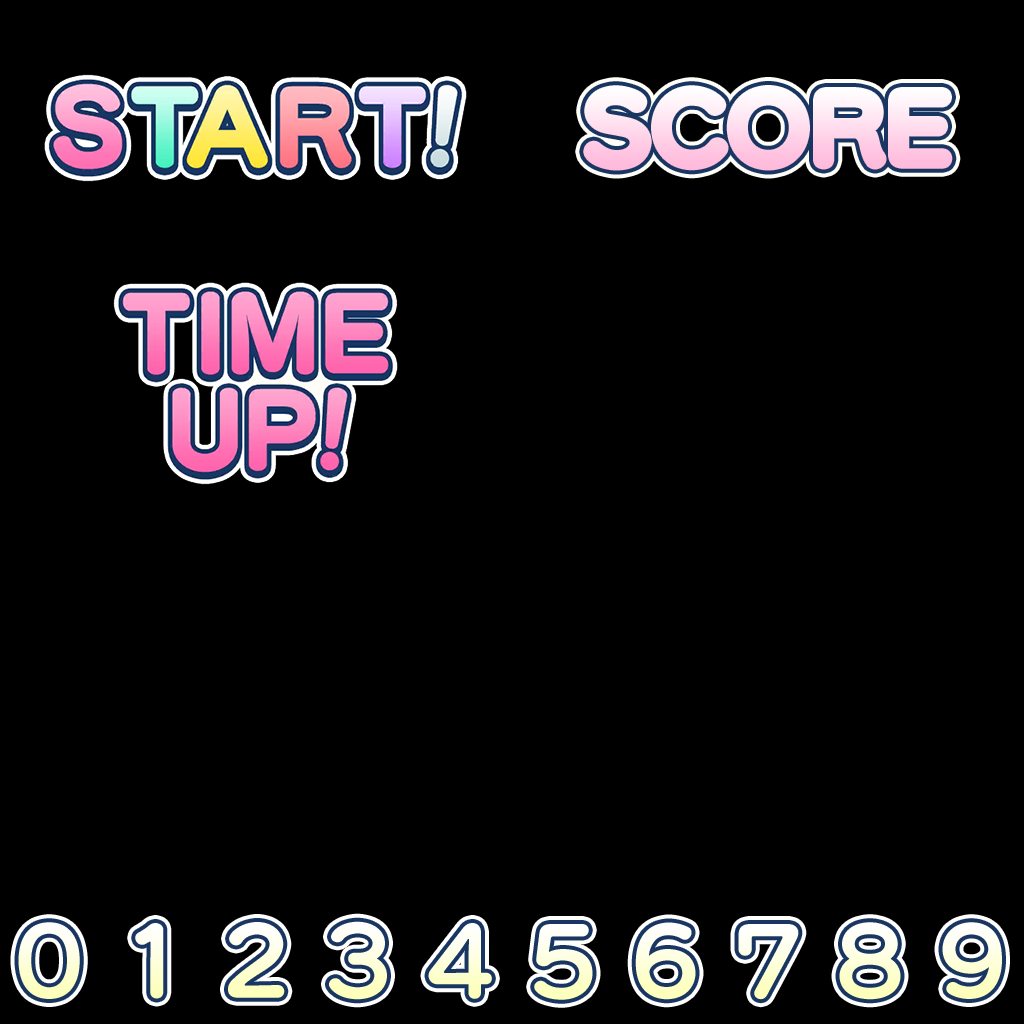
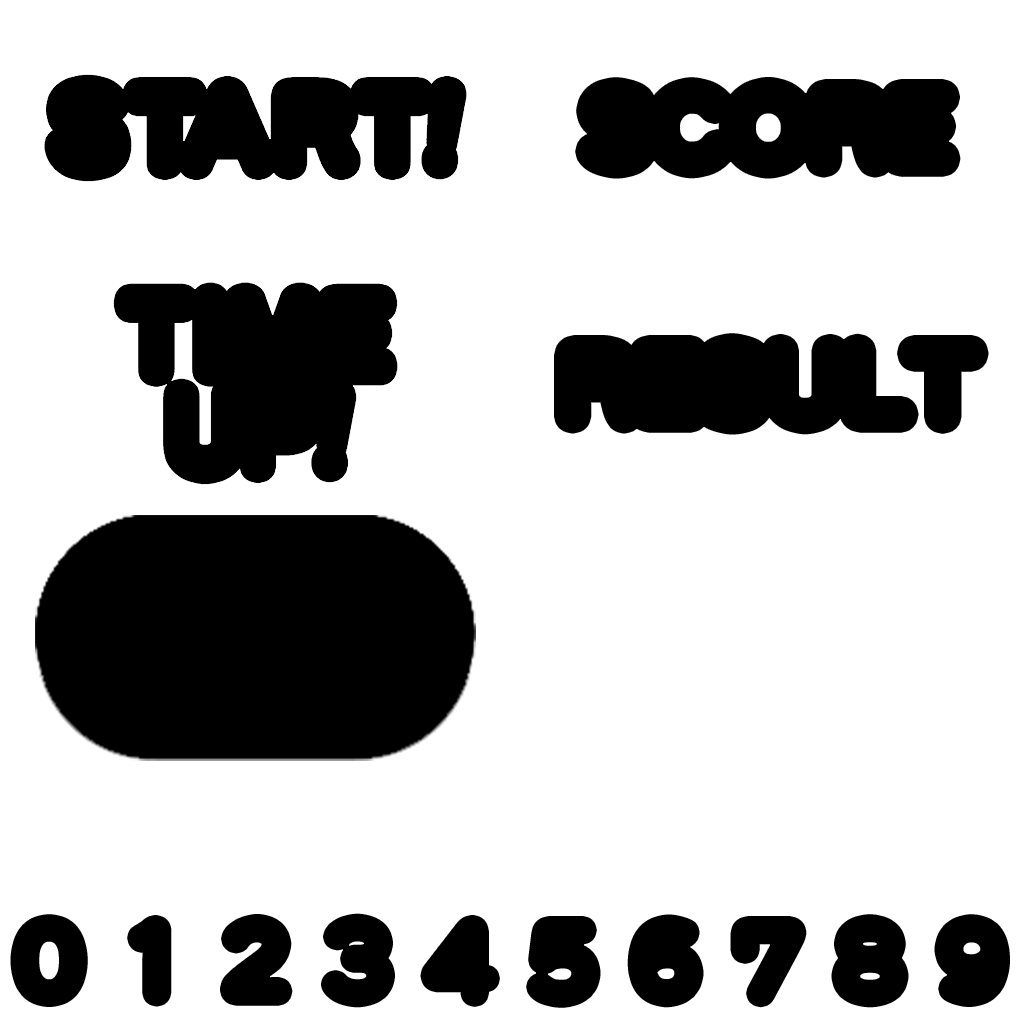
Two versions of the same layered image (1024 × 1024). Layer-by-layer changes:
moved "TextTimeUp" into group "image", painted on it over <box>106,275,404,492</box>
renamed "레이어 4" to "TextStart #4190162", moved it into group "image", painted on it over <box>44,74,957,182</box>
added group "mask" with 6 layers above "레이어 1" over <box>10,74,1010,1008</box>
added layer "레이어 5" in group "mask" over <box>10,913,1010,1008</box>
renamed "레이어 2" to "레이어 4", moved it into group "mask", painted on it over <box>0,0,1024,1024</box>
added layer "레이어 3" in group "mask" over <box>113,282,398,485</box>
added layer "레이어 2" in group "mask" over <box>44,74,467,182</box>
renamed "레이어 5" to "레이어 11", moved it into group "mask", painted on it over <box>35,515,476,761</box>
removed layer "9" over <box>14,917,1006,1004</box>
added layer "레이어 13" in group "mask" over <box>554,333,989,435</box>
renamed "TextStart #4190162" to "레이어 1", hid it, painted on it over <box>0,0,1024,1024</box>
